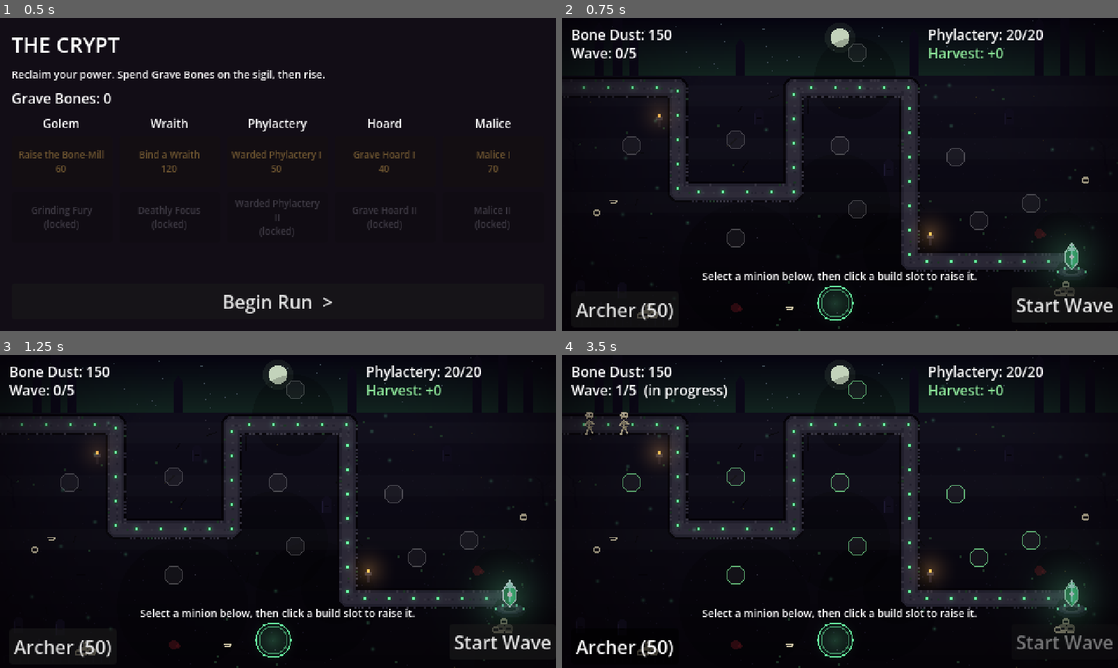
Above: before the commit, frames 1-4 (two rows, left to right).
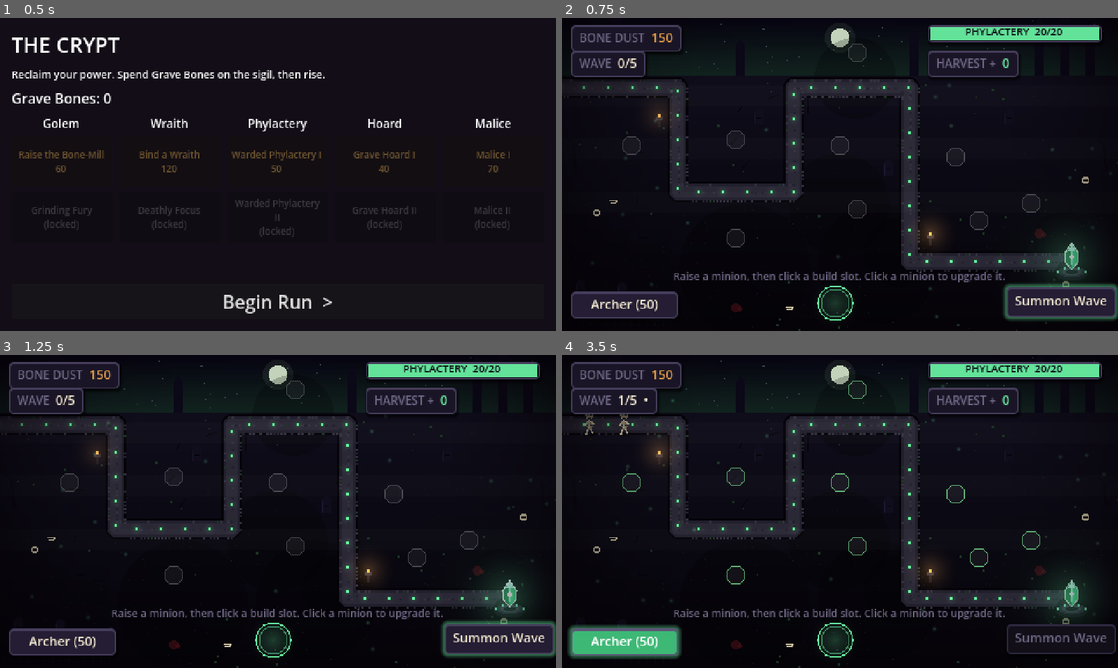
Above: after the commit, the same moments.

Repository: aschollwoeck/debonethemall
Game: Godot game, scene res://scenes/hub/hub.tscn
Two runs of this game, one before a commit and one after it. Both use one fixed random seed, a clock stepped at 60 frames per second and the inputs below.
Inputs:
- Up to frame 1 (0.5 s): no input
- Up to frame 2 (0.75 s): click "Begin Run >" at 0.5 s
- Up to frame 3 (1.25 s): no input
- Up to frame 4 (3.5 s): click "Start Wave" (after the commit: "Summon Wave") at 1.25 s; click "Archer (50)" at 2 s; click "Archer (50)" at 2.75 s

Frame 1 is identical in both runs. In frame 2, 8.4% of the frame differs, in the area x 1-100%, y 2-97%; in frame 3, 8.4%; in frame 4, 7.8%.

Commit message:
feat(visual): diegetic HUD — completes the M2 visual overhaul (slice 6)
Restyle the in-run HUD to be made of the world (art-direction §10): carved
bone/stone plaques for the Bone Dust / Wave / Harvest readouts, a green->red
phylactery life meter, carved-stone buttons with an accent glow when active, and
gothic bone-framed panels for the upgrade popup and end screen. Full rewrite of
hud.gd styling with the public API unchanged (Main needs no edits). 60 tests green;
screenshot-verified.

Completes M2 — no placeholder programmer-art remains in a run.

Applies review nits: dropped unused INK const, clamped the life-meter fill (0..1),
HUD header lists all three plaques, and reconciled the docs to 'M2 complete'
(architecture header, art-direction banner + §10 deviation note, M2 spec status +
slice-7-in-1b note).

Co-Authored-By: Claude Opus 4.8 (1M context) <noreply@anthropic.com>
Claude-Session: https://claude.ai/code/session_01P8fbTuTW77i57Wh6oPPauN

Diff:
--- a/scripts/ui/hud.gd
+++ b/scripts/ui/hud.gd
@@ -1,20 +1,34 @@
 extends CanvasLayer
 class_name HUD
-## Code-built in-run HUD: Bone Dust / phylactery-life / wave / Grave Bones-harvest readouts,
-## minion-select buttons, a start-wave button, and a centered end-game panel (with the banked
-## harvest). Emits intent signals; the run orchestrator wires them.
+## Diegetic in-run HUD (M2 slice 6, docs/art-direction.md §10). The UI is made of the world:
+## carved bone/stone plaques for the Bone Dust / Wave / Harvest readouts, a phylactery life
+## meter (green→red), carved-stone buttons with an accent glow when active, and
+## gothic panels for the upgrade popup and end screen. Emits intent signals; Main wires them.
+##
+## Public API is unchanged from the flat HUD, so Main needs no edits.
 
 signal minion_selected(kind: String)
 signal start_wave_pressed
 signal return_to_hub_pressed
 signal upgrade_chosen(id: String)
 
-const PANEL_BG := Color(0.10, 0.08, 0.12, 0.92)
-
-var _dust_label: Label
-var _life_label: Label
-var _wave_label: Label
-var _harvest_label: Label
+# --- palette ---
+const BONE := Color("ece3cb")
+const INK_DIM := Color("6f6784")
+const EMBER := Color("e8a24a")
+const NECRO := Color("63e39a")
+const BLOOD := Color("c8434a")
+const STONE_BG := Color("1a1526")
+const STONE_BG2 := Color("241d33")
+const STONE_BORDER := Color("463d5c")
+const STONE_BORDER_HI := Color("5e5478")
+const PANEL_BG := Color(0.07, 0.05, 0.10, 0.97)
+
+var _dust_val: Label
+var _wave_val: Label
+var _harvest_val: Label
+var _life_fill: ColorRect
+var _life_text: Label
 var _hint_label: Label
 var _minion_btns: Array[Button] = []
 var _minion_ids: Array[String] = []
@@ -30,81 +44,146 @@
 	_build()
 
 
+# ---------------------------------------------------------------- style helpers
+
+func _sbox(bg: Color, border: Color, glow := Color(0, 0, 0, 0)) -> StyleBoxFlat:
+	var s := StyleBoxFlat.new()
+	s.bg_color = bg
+	s.set_corner_radius_all(3)
+	s.border_width_left = 1; s.border_width_right = 1; s.border_width_bottom = 1
+	s.border_width_top = 2   # a lit carved top lip
+	s.border_color = border
+	s.content_margin_left = 7; s.content_margin_right = 7
+	s.content_margin_top = 3; s.content_margin_bottom = 4
+	if glow.a > 0.0:
+		s.shadow_color = glow; s.shadow_size = 4
+	else:
+		s.shadow_color = Color(0, 0, 0, 0.55); s.shadow_size = 2; s.shadow_offset = Vector2(1, 2)
+	return s
+
+
+## Applies carved-stone styling to a button. kind: "stone" | "primary" | "toggle".
+func _style_button(b: Button, kind: String) -> void:
+	b.focus_mode = Control.FOCUS_NONE
+	b.add_theme_font_size_override("font_size", 11)
+	b.add_theme_color_override("font_color", BONE)
+	b.add_theme_color_override("font_hover_color", Color.WHITE)
+	b.add_theme_color_override("font_pressed_color", Color("0c1a10") if kind != "stone" else BONE)
+	b.add_theme_color_override("font_disabled_color", INK_DIM)
+	var accent_glow := Color(NECRO.r, NECRO.g, NECRO.b, 0.5)
+	b.add_theme_stylebox_override("normal",
+		_sbox(STONE_BG2, STONE_BORDER, accent_glow if kind == "primary" else Color(0, 0, 0, 0)))
+	b.add_theme_stylebox_override("hover", _sbox(Color("2e2644"), STONE_BORDER_HI))
+	var pressed_bg := Color("14101d") if kind == "stone" else Color(0.24, 0.72, 0.46)
+	var pressed_glow := accent_glow if kind == "toggle" else Color(0, 0, 0, 0)
+	b.add_theme_stylebox_override("pressed", _sbox(pressed_bg, STONE_BORDER_HI, pressed_glow))
+	b.add_theme_stylebox_override("disabled", _sbox(Color("120f18"), Color("2e2840")))
+
+
+func _panel_box() -> StyleBoxFlat:
+	var s := StyleBoxFlat.new()
+	s.bg_color = PANEL_BG
+	s.set_corner_radius_all(5)
+	s.set_border_width_all(1)
+	s.border_width_top = 2
+	s.border_color = Color("5a4f36")   # bone-ish frame
+	s.set_content_margin_all(12)
+	s.shadow_color = Color(0, 0, 0, 0.6); s.shadow_size = 6
+	return s
+
+
+# ---------------------------------------------------------------- build
+
+## A small stone plaque (prefix + coloured value) positioned absolutely. Returns the value label.
+func _plaque(pos: Vector2, prefix: String, value_color: Color) -> Label:
+	var panel := PanelContainer.new()
+	panel.position = pos
+	panel.add_theme_stylebox_override("panel", _sbox(STONE_BG, STONE_BORDER))
+	var row := HBoxContainer.new()
+	row.add_theme_constant_override("separation", 5)
+	panel.add_child(row)
+	var pl := Label.new()
+	pl.text = prefix
+	pl.add_theme_font_size_override("font_size", 10)
+	pl.add_theme_color_override("font_color", INK_DIM)
+	row.add_child(pl)
+	var vl := Label.new()
+	vl.add_theme_font_size_override("font_size", 11)
+	vl.add_theme_color_override("font_color", value_color)
+	row.add_child(vl)
+	add_child(panel)
+	return vl
+
+
 func _build() -> void:
-	# Fixed 480x270 viewport → absolute positions are safe and simplest.
-	# ---- top status row ----
-	_dust_label = _make_label(Vector2(8, 6), "Bone Dust: 0")
-	_wave_label = _make_label(Vector2(8, 22), "Wave: -/-")
-	_life_label = _make_label(Vector2(316, 6), "Phylactery: 0")
-	_harvest_label = _make_label(Vector2(316, 22), "Harvest: +0")
-	_harvest_label.add_theme_color_override("font_color", Color(0.55, 0.9, 0.6))
-
-	# ---- minion select (bottom-left) — populated by set_minions() per unlocks ----
+	# ---- resource plaques ----
+	_dust_val = _plaque(Vector2(8, 6), "BONE DUST", EMBER)
+	_wave_val = _plaque(Vector2(8, 28), "WAVE", BONE)
+
+	# ---- phylactery life meter (top-right) ----
+	var life_frame := Panel.new()
+	life_frame.position = Vector2(316, 6)
+	life_frame.custom_minimum_size = Vector2(150, 15)
+	life_frame.size = Vector2(150, 15)
+	life_frame.add_theme_stylebox_override("panel", _sbox(Color("0a0812"), STONE_BORDER))
+	add_child(life_frame)
+	_life_fill = ColorRect.new()
+	_life_fill.position = Vector2(318, 8)
+	_life_fill.size = Vector2(146, 11)
+	_life_fill.color = NECRO
+	add_child(_life_fill)
+	_life_text = Label.new()
+	_life_text.position = Vector2(316, 5)
+	_life_text.size = Vector2(150, 15)
+	_life_text.horizontal_alignment = HORIZONTAL_ALIGNMENT_CENTER
+	_life_text.add_theme_font_size_override("font_size", 9)
+	_life_text.add_theme_color_override("font_color", Color("0a0812"))
+	add_child(_life_text)
+
+	_harvest_val = _plaque(Vector2(316, 28), "HARVEST +", NECRO)
 
 	# ---- start wave (bottom-right) ----
-	_start_btn = _make_button(Vector2(388, 232), Vector2(84, 26), "Start Wave")
+	_start_btn = Button.new()
+	_start_btn.position = Vector2(384, 232)
+	_start_btn.custom_minimum_size = Vector2(88, 26)
+	_start_btn.text = "Summon Wave"
+	_style_button(_start_btn, "primary")
 	_start_btn.pressed.connect(func(): start_wave_pressed.emit())
-
-	# ---- hint (centered, above the button row) ----
-	_hint_label = _make_label(Vector2.ZERO, "Select a minion below, then click a build slot to raise it.")
+	add_child(_start_btn)
+
+	# ---- hint (centred, above the button row) ----
+	_hint_label = Label.new()
 	_hint_label.set_anchors_preset(Control.PRESET_TOP_WIDE)
-	_hint_label.offset_left = 0
-	_hint_label.offset_right = 0
-	_hint_label.offset_top = 216
-	_hint_label.offset_bottom = 230
+	_hint_label.offset_top = 216; _hint_label.offset_bottom = 230
+	_hint_label.offset_left = 0; _hint_label.offset_right = 0
 	_hint_label.horizontal_alignment = HORIZONTAL_ALIGNMENT_CENTER
 	_hint_label.add_theme_font_size_override("font_size", 9)
-
-	# ---- panels ----
+	_hint_label.add_theme_color_override("font_color", INK_DIM)
+	_hint_label.text = "Raise a minion, then click a build slot. Click a minion to upgrade it."
+	add_child(_hint_label)
+
 	_build_end_panel()
 	_build_upgrade_panel()
 
 
-func _make_label(pos: Vector2, text: String) -> Label:
-	var l := Label.new()
-	l.position = pos
-	l.text = text
-	l.add_theme_font_size_override("font_size", 12)
-	add_child(l)
-	return l
-
-
-func _make_button(pos: Vector2, size: Vector2, text: String) -> Button:
-	var b := Button.new()
-	b.position = pos
-	b.custom_minimum_size = size
-	b.text = text
-	b.focus_mode = Control.FOCUS_NONE
-	add_child(b)
-	return b
-
-
 func _build_end_panel() -> void:
 	_end_panel = PanelContainer.new()
-	_end_panel.position = Vector2(130, 80)   # centered in the 480x270 viewport
-	_end_panel.custom_minimum_size = Vector2(220, 110)
-	var style := StyleBoxFlat.new()
-	style.bg_color = PANEL_BG
-	style.set_corner_radius_all(6)
-	style.set_content_margin_all(14)
-	_end_panel.add_theme_stylebox_override("panel", style)
-
+	_end_panel.position = Vector2(130, 78)
+	_end_panel.custom_minimum_size = Vector2(220, 112)
+	_end_panel.add_theme_stylebox_override("panel", _panel_box())
 	var vbox := VBoxContainer.new()
-	vbox.add_theme_constant_override("separation", 10)
+	vbox.add_theme_constant_override("separation", 12)
 	_end_panel.add_child(vbox)
-
 	_end_label = Label.new()
-	_end_label.text = ""
 	_end_label.horizontal_alignment = HORIZONTAL_ALIGNMENT_CENTER
-	_end_label.add_theme_font_size_override("font_size", 14)
+	_end_label.add_theme_font_size_override("font_size", 13)
+	_end_label.add_theme_color_override("font_color", BONE)
 	vbox.add_child(_end_label)
-
-	var retry := Button.new()
-	retry.text = "Return to Crypt"
-	retry.focus_mode = Control.FOCUS_NONE
-	retry.pressed.connect(func(): return_to_hub_pressed.emit())
-	vbox.add_child(retry)
-
+	var btn := Button.new()
+	btn.text = "Return to Crypt"
+	_style_button(btn, "stone")
+	btn.pressed.connect(func(): return_to_hub_pressed.emit())
+	vbox.add_child(btn)
 	_end_panel.visible = false
 	add_child(_end_panel)
 
@@ -113,24 +192,20 @@
 	_upgrade_panel = PanelContainer.new()
 	_upgrade_panel.position = Vector2(150, 70)
 	_upgrade_panel.custom_minimum_size = Vector2(180, 0)
-	var style := StyleBoxFlat.new()
-	style.bg_color = PANEL_BG
-	style.set_corner_radius_all(6)
-	style.set_content_margin_all(10)
-	_upgrade_panel.add_theme_stylebox_override("panel", style)
-
+	_upgrade_panel.add_theme_stylebox_override("panel", _panel_box())
 	_upgrade_vbox = VBoxContainer.new()
 	_upgrade_vbox.add_theme_constant_override("separation", 6)
 	_upgrade_panel.add_child(_upgrade_vbox)
-
 	_upgrade_title = Label.new()
 	_upgrade_title.horizontal_alignment = HORIZONTAL_ALIGNMENT_CENTER
 	_upgrade_title.add_theme_font_size_override("font_size", 11)
+	_upgrade_title.add_theme_color_override("font_color", NECRO)
 	_upgrade_vbox.add_child(_upgrade_title)
-
 	_upgrade_panel.visible = false
 	add_child(_upgrade_panel)
 
+
+# ---------------------------------------------------------------- selection
 
 func _select(kind: String) -> void:
 	for i in _minion_btns.size():
@@ -138,7 +213,7 @@
 	minion_selected.emit(kind)
 
 
-# ---- public update API (called by Main) ----
+# ---------------------------------------------------------------- public API (Main-facing)
 
 ## Builds the minion-select buttons from the run's available minions.
 ## Each entry: {"id": String, "name": String, "cost": int}.
@@ -150,27 +225,36 @@
 	var x := 8
 	for m in minions:
 		var id: String = m["id"]
-		var btn := _make_button(Vector2(x, 236), Vector2(92, 22), "%s (%d)" % [m["name"], m["cost"]])
+		var btn := Button.new()
+		btn.position = Vector2(x, 236)
+		btn.custom_minimum_size = Vector2(92, 22)
+		btn.text = "%s (%d)" % [m["name"], m["cost"]]
 		btn.toggle_mode = true
+		_style_button(btn, "toggle")
 		btn.pressed.connect(_select.bind(id))
+		add_child(btn)
 		_minion_btns.append(btn)
 		_minion_ids.append(id)
 		x += 96
 
+
 func set_dust(amount: int) -> void:
-	_dust_label.text = "Bone Dust: %d" % amount
+	_dust_val.text = str(amount)
 
 
 func set_life(current: int, max_life: int) -> void:
-	_life_label.text = "Phylactery: %d/%d" % [current, max_life]
+	var frac := clampf(float(current) / float(max_life), 0.0, 1.0) if max_life > 0 else 0.0
+	_life_fill.size.x = 146.0 * frac
+	_life_fill.color = NECRO.lerp(BLOOD, 1.0 - frac)   # bleeds red as it fails
+	_life_text.text = "PHYLACTERY  %d/%d" % [current, max_life]
 
 
 func set_harvest(total: int) -> void:
-	_harvest_label.text = "Harvest: +%d" % total
+	_harvest_val.text = str(total)
 
 
 func set_wave(current: int, total: int, active: bool) -> void:
-	_wave_label.text = "Wave: %d/%d%s" % [current, total, "  (in progress)" if active else ""]
+	_wave_val.text = "%d/%d%s" % [current, total, "  •" if active else ""]
 	_start_btn.disabled = active
 
 
@@ -180,9 +264,7 @@
 
 
 ## Shows the upgrade choices for a clicked minion. `options`: [{id, label, cost}].
-## Emits `upgrade_chosen(id)` when a choice is pressed.
 func show_upgrades(minion_name: String, options: Array) -> void:
-	# rebuild option buttons (keep the title as the first child)
 	for child in _upgrade_vbox.get_children():
 		if child != _upgrade_title:
 			_upgrade_vbox.remove_child(child)
@@ -192,15 +274,13 @@
 		var id: String = opt["id"]
 		var btn := Button.new()
 		btn.text = "%s  (%d)" % [opt["label"], opt["cost"]]
-		btn.focus_mode = Control.FOCUS_NONE
-		btn.add_theme_font_size_override("font_size", 10)
-		btn.disabled = int(opt["cost"]) > GameState.bone_dust   # grey out if unaffordable
+		_style_button(btn, "stone")
+		btn.disabled = int(opt["cost"]) > GameState.bone_dust
 		btn.pressed.connect(func(): upgrade_chosen.emit(id))
 		_upgrade_vbox.add_child(btn)
 	_upgrade_panel.visible = true
 
 
-## Hides the upgrade popup and clears its option buttons.
 func hide_upgrades() -> void:
 	_upgrade_panel.visible = false
 	for child in _upgrade_vbox.get_children():
Not shown, changed: CHANGELOG.md
Not shown, changed: docs/M2-visual-overhaul.md
Not shown, changed: docs/architecture.md
Not shown, changed: docs/art-direction.md
